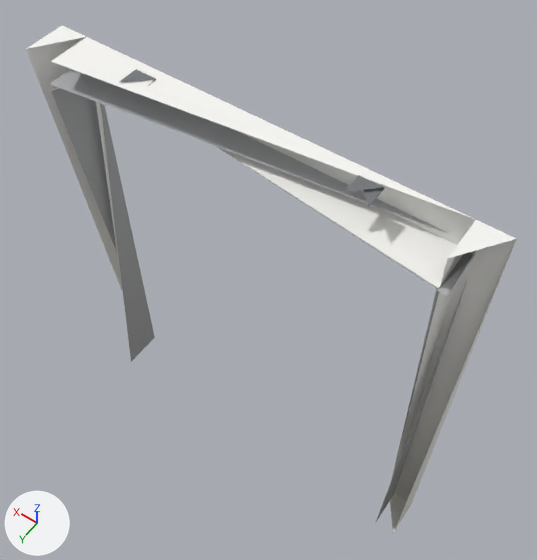
Two versions of the glTF model models/kit/openFrame_concrete.glb, one commit apart.
Rendered twice from a 50 mm lens placed at (-1.26, 1.61, 3.97), pointed at (0.0, -0.15, 1.2). Arrows for +X, +Y and +Z are at lower left; the lights stay in place. The older version comes first. Vertices at exactly the same position are counted once.

The first picture shows 'openFrame_concrete'.
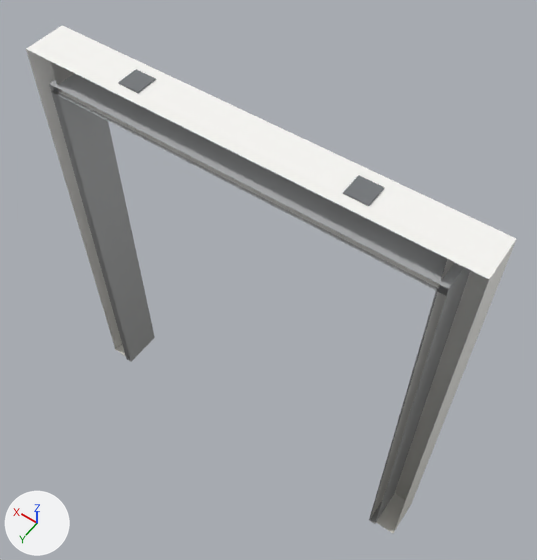
Where the change shows, as pixel boxes [x1, y1, x2, y2] in the pictures (537 x 560 px):
part 1 of me_base, added: after [27, 37, 516, 533]

The edits, one by one:
me_base is used by ob_openframe_concrete; location (0.0, 0.0, 0.0).
me_base had 44 vertices, 48 faces and spanned x -1.0..1.0, y -0.11..0.11, z 0.0..2.21.
me_base now has 56 vertices, 84 faces and spans x -1.0..1.0, y -0.11..0.11, z 0.0..2.21.
Part 1, on me_base:
12 vertices are added at x -1.0..1.0, y 0.05..0.11, z 0.0..2.21.
12 new faces join them, mat_concrete.
24 new faces join them, mat_steel.
